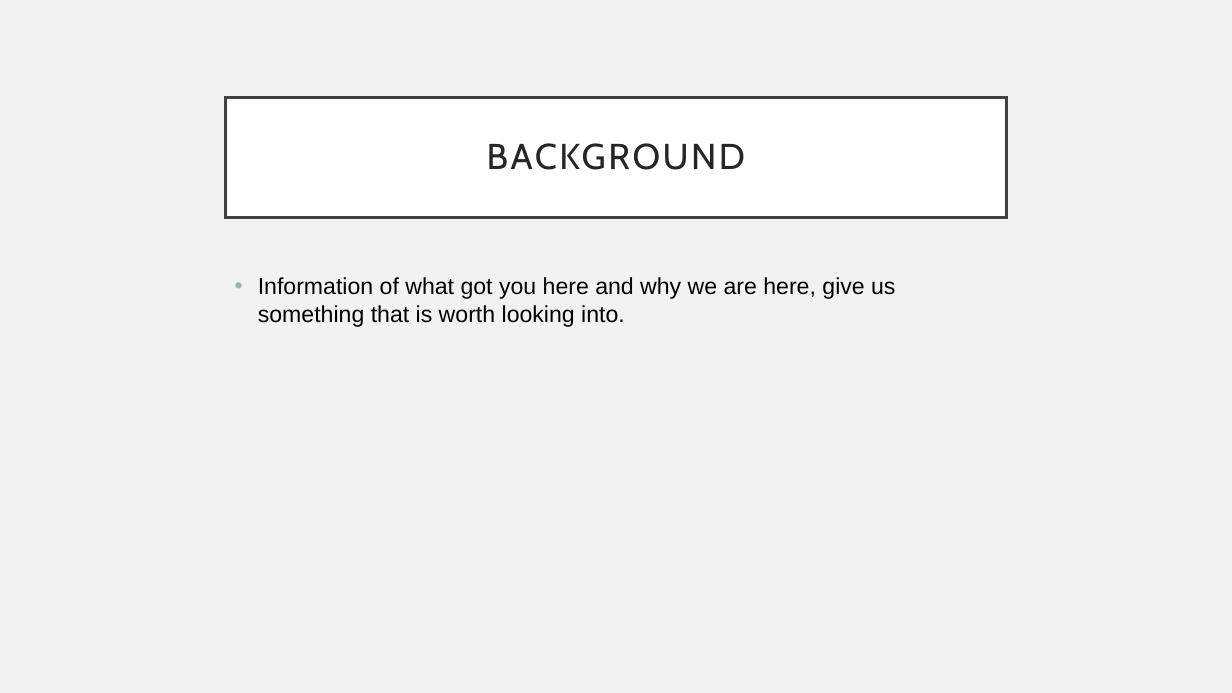
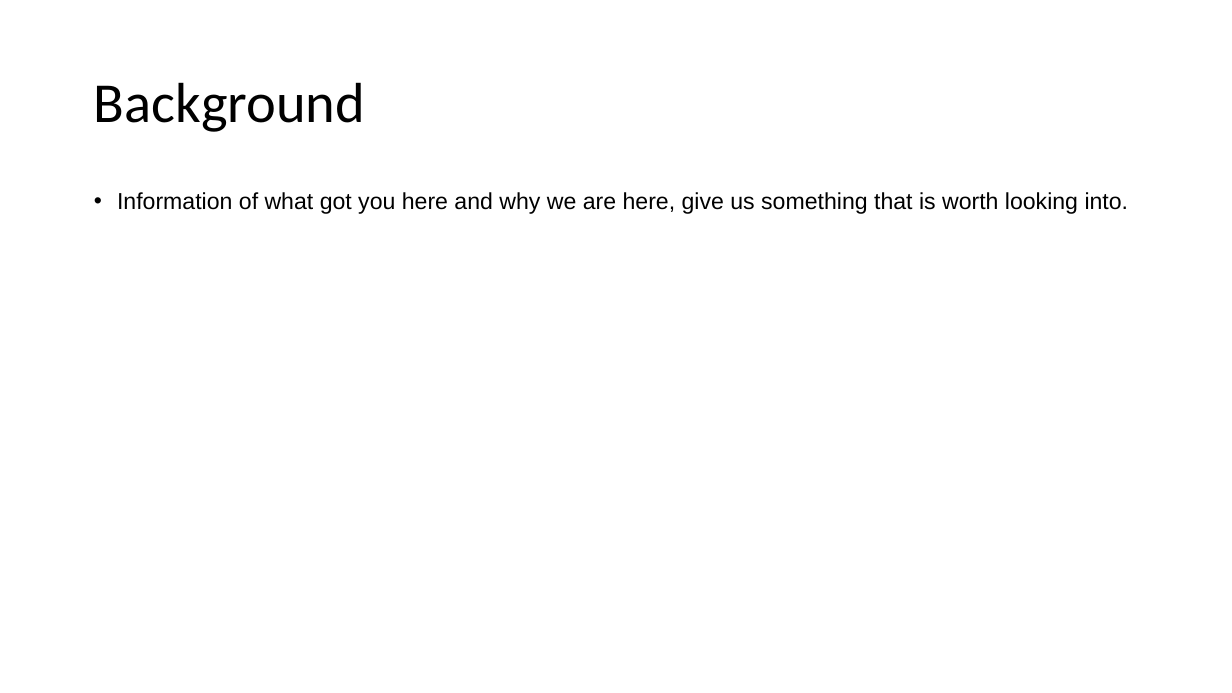
Before and after one commit to mathisme/ThinkfulDSFinalCapstone, a slide deck: slide 2 of PresentationTemplate.pptx. Drawn at 1232x693 pixels with LibreOffice and Linux fonts; fonts in the diff are those of the drawing. Boxes give left, top, right and bottom in pixels: in the first picture for what was removed or moved away, otherwise in the second. Text is boxed around its words. In the diff, an @@ line names an element or a change of style, - is before the commit and + after.

```diff
--- a/PresentationTemplate.pptx
+++ b/PresentationTemplate.pptx
@@ background #F2F2F2 to #FFFFFF @@
@@ title "Background": place and size @@
-title "Background" at bbox=[226, 97, 1006, 217]
+title "Background" at bbox=[94, 82, 365, 132]
@@ title "Background" at bbox=[94, 82, 365, 132]: fill #FFFFFF to none; outline #404040 2.5 pt to none @@
@@ title at bbox=[94, 82, 365, 132]: text changed; size 28 to 44 pt; font Cabin to Calibri; text colour #262626 to #000000 @@
-BACKGROUND
+Background
@@ text "Information of what got you ...": place and size @@
-text "Information of what got you ..." at bbox=[258, 277, 895, 327]
+text "Information of what got you ..." at bbox=[117, 192, 1129, 214]
@@ text "Information of what got you ..." at bbox=[117, 192, 1129, 214]: line spacing 1 to 0.9 @@
```
Also in this commit, not shown: 12 other slides changed, 1 other file.
